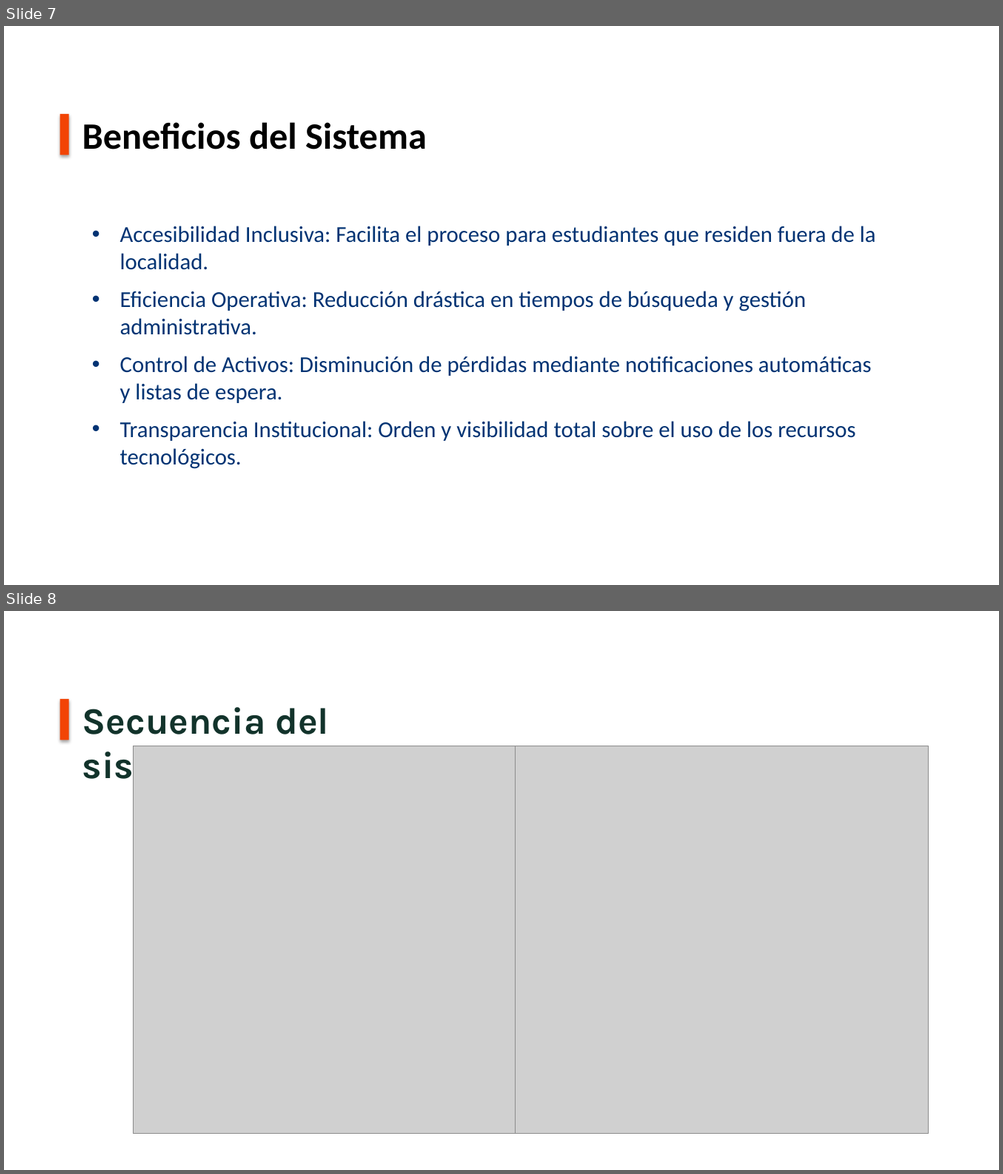
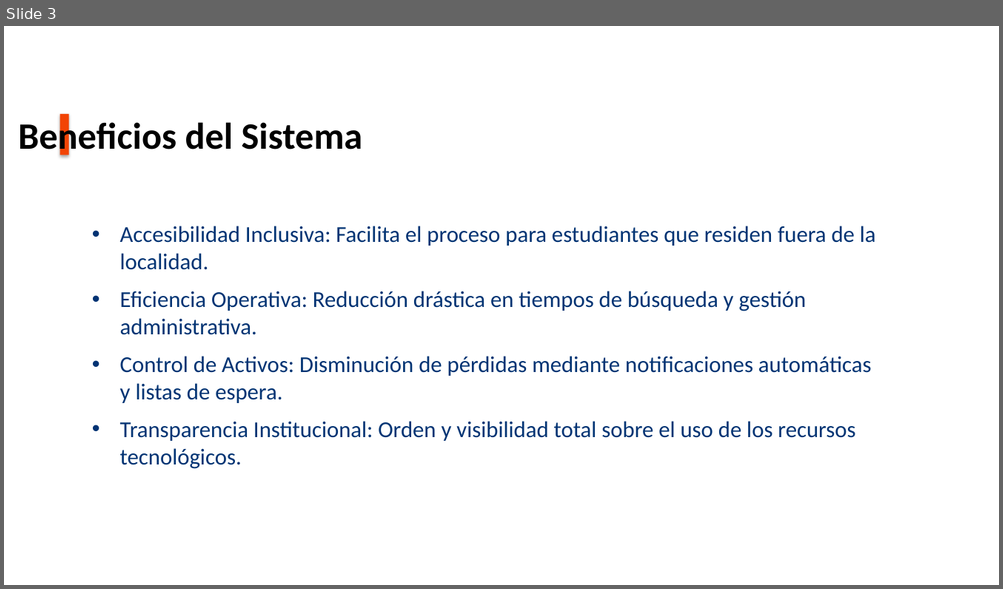
Before and after one commit to franlyrl/PrestamosInventarioIEE, a slide deck: backend/more/SDGPEIEE-SistemaInventario.pptx. Shown one above the other, each under a label of ours: slides 7 and 8 before the commit, slide 3 after it. The pictures are 1003x1174 and 1003x589 pixels, drawn with LibreOffice and Linux fonts; fonts in the diff are those of the drawing; grey boxes stand for pictures; background and template pictures are left out. Boxes give left, top, right and bottom in pixels: in the first picture for what was removed or moved away, otherwise in the second. Text is boxed around its words. In the diff, an @@ line names an element or a change of style, - is before the commit and + after.

```diff
--- a/backend/more/SDGPEIEE-SistemaInventario.pptx
+++ b/backend/more/SDGPEIEE-SistemaInventario.pptx
@@ slide 8 removed at (x1=4, y1=611, x2=999, y2=1170), background picture (left out) @@
@@ rectangle removed at (x1=60, y1=699, x2=69, y2=740) @@
@@ text removed at (x1=82, y1=707, x2=329, y2=788) @@
-Secuencia del sistema
@@ picture removed at (x1=134, y1=746, x2=515, y2=1134) @@
@@ picture removed at (x1=487, y1=746, x2=928, y2=1134) @@
@@ what was slide 7 is now slide 3 @@
@@ slide 3 changed as well @@
@@ text "Beneficios del Sistema" rewrapped from (x1=82, y1=122, x2=427, y2=150) to (x1=18, y1=118, x2=363, y2=157) @@
```
Also in this commit, not shown: 2 other slides changed, 4 other slides removed, 9 other files.
